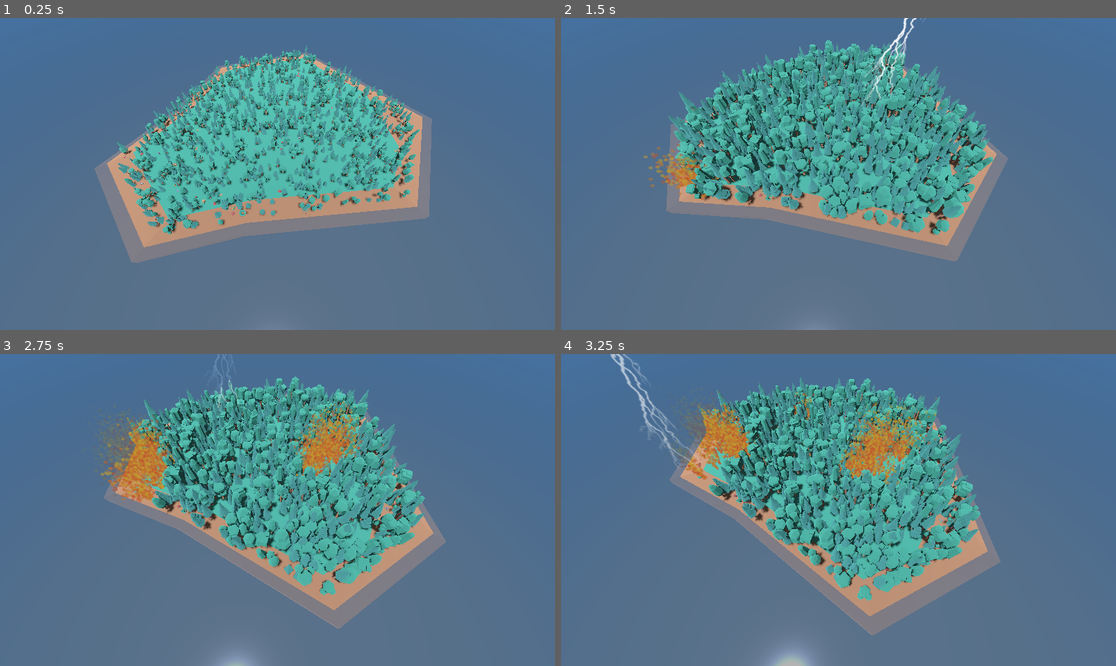
Above: before the commit, frames 1-4 (two rows, left to right).
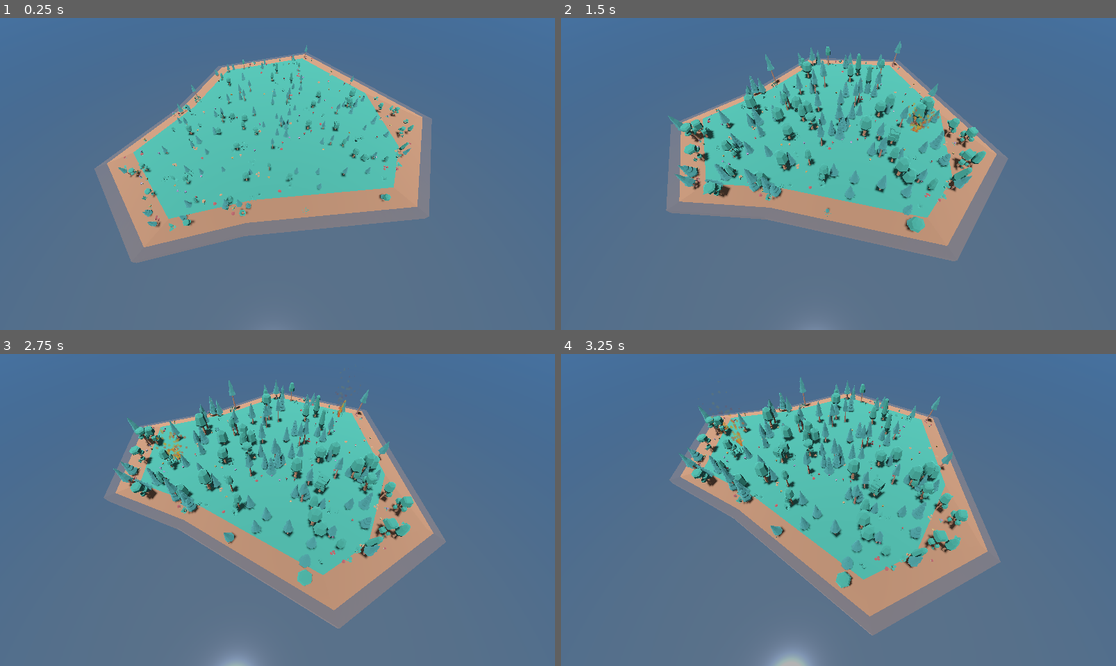
Above: after the commit, the same moments.

Repository: lumi-a/ecotomata
Game: Godot game, scene res://main.tscn
Two runs of this game, one before a commit and one after it. Both use one fixed random seed, a clock stepped at 60 frames per second and the inputs below.
Inputs:
- Up to frame 1 (0.25 s): no input
- Up to frame 2 (1.5 s): no input
- Up to frame 3 (2.75 s): no input
- Up to frame 4 (3.25 s): no input

The runs differ from the first frame. In frame 1, 8.3% of the frame differs, in the area x 21-76%, y 10-70%; in frame 2, 16%; in frame 3, 17%; in frame 4, 17%, in the area x 8-76%, y 0-80%.

Commit message:
Per-time-interval chance for saplings sprouting

Diff:
--- a/island.gd
+++ b/island.gd
@@ -1,12 +1,15 @@
 extends Node3D
 
 @export var camera_rotation_node: Node3D
-@export var num_initial_trees: int = 25
-@export var min_neighbor_distance: float = 0.1
-@export var max_neighbor_distance: float = 1.0
-@export var num_plants: int = 1000
-@export var max_raycast_distance: float = 50.0
+
+const num_initial_sapling_attempts: int = 1000
+const min_neighbor_distance: float = 0.2
+const max_neighbor_distance: float = 1.0
+const num_plants: int = 1000
+const max_raycast_distance: float = 50.0
+
 @export var expected_lightnings_per_second: float = 1.0
+@export var expected_saplings_per_second: float = 10.0
 var space_state: PhysicsDirectSpaceState3D
 var aabb = $rock_largeE.get_aabb()
 var all_trees = preload("res://assets/trees/all.tscn").instantiate()
@@ -109,12 +112,8 @@
 				plant.rotate(axis, angle)
 
 	# Spawn trees
-	var attempts = 0
-	var max_attempts = num_initial_trees * 10
-
-	while trees.size() < num_initial_trees and attempts < max_attempts:
-		if try_adding_tree():
-			attempts += 1
+	for _attempts in num_initial_sapling_attempts:
+		try_adding_tree()
 
 func poisson(λ:float):
 	# https://en.wikipedia.org/wiki/Poisson_distribution#Computational_methods
@@ -128,7 +127,7 @@
 		s += p
 	return x
 
-func light_up_tree(tree):
+func light_up_tree(tree) -> bool:
 	var id = tree.get_instance_id()
 	if tree_states[id] == TreeState.Static:
 		tree_states[id] = TreeState.StartedBurning
@@ -138,6 +137,8 @@
 		var fire_instance = fire.duplicate()
 		tree_fires[id] = fire_instance
 		tree.add_child(fire_instance)
+		return true
+	return false
 
 func _process(delta):
 	var num_lightnings = poisson(expected_lightnings_per_second * delta)
@@ -146,12 +147,17 @@
 	if trees.size() > 0:
 		for _i in num_lightnings:
 			var hit_tree = trees[randi() % trees.size()]
-			light_up_tree(hit_tree)
-			# Thundr
-			var new_lightning = lightning_instance.duplicate()
-			new_lightning.position = hit_tree.position
-			new_lightning.rotation.y = camera_rotation_node.rotation.y
-			add_child(new_lightning)
+			if light_up_tree(hit_tree):
+				# Thundr
+				var new_lightning = lightning_instance.duplicate()
+				new_lightning.position = hit_tree.position
+				new_lightning.rotation.y = camera_rotation_node.rotation.y
+				add_child(new_lightning)
+
+	var num_saplings = poisson(expected_saplings_per_second * delta)
+	if trees.size() > 0:
+		for _i in num_saplings:
+			try_adding_tree()
 
 	var tree_ix = 0
 	while tree_ix < trees.size():
--- a/main.tscn
+++ b/main.tscn
@@ -57,12 +57,6 @@
 transform = Transform3D(1, 0, 0, 0, 1, 0, 0, 0, 1, 0, -0.810748, 0)
 script = ExtResource("4_c1278")
 camera_rotation_node = NodePath("../camera_rotation")
-num_initial_trees = 1000
-min_neighbor_distance = null
-max_neighbor_distance = null
-num_plants = null
-max_raycast_distance = null
-expected_lightnings_per_second = null
 
 [node name="sun" type="DirectionalLight3D" parent="."]
 transform = Transform3D(1, 0, 0, 0, 0.252998, 0.967467, 0, -0.967467, 0.252998, -6.61002, 40.3401, -0.405594)
